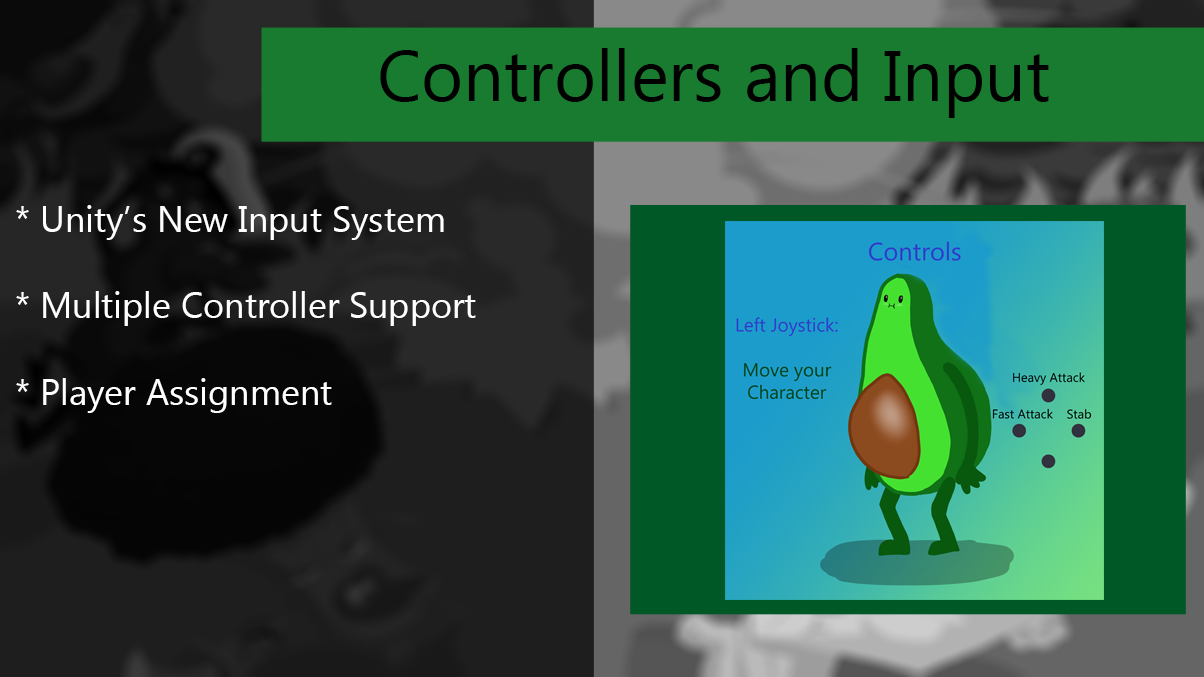
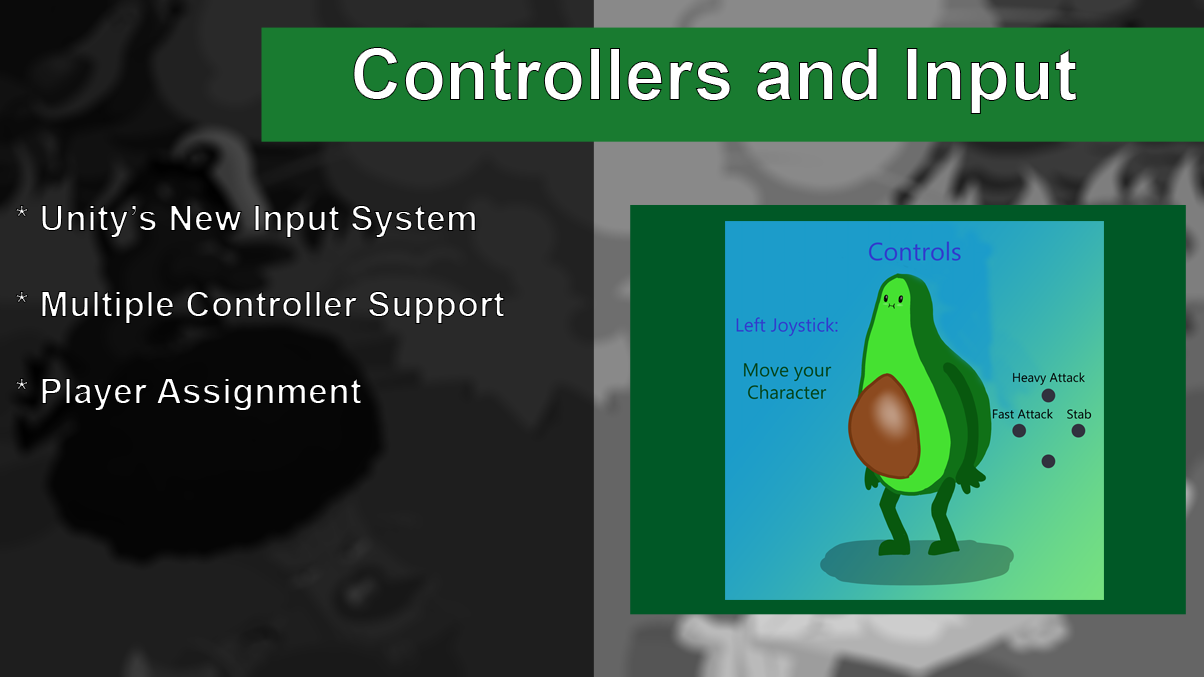
Before/after of a 1204 x 677 layered artwork. What changed in the layer stack:
painted on "* Unity’s New Input System * Multiple Controller Support * P" over (x1=15, y1=205, x2=505, y2=413)
painted on "Controllers and Input" over (x1=353, y1=47, x2=1077, y2=118)
